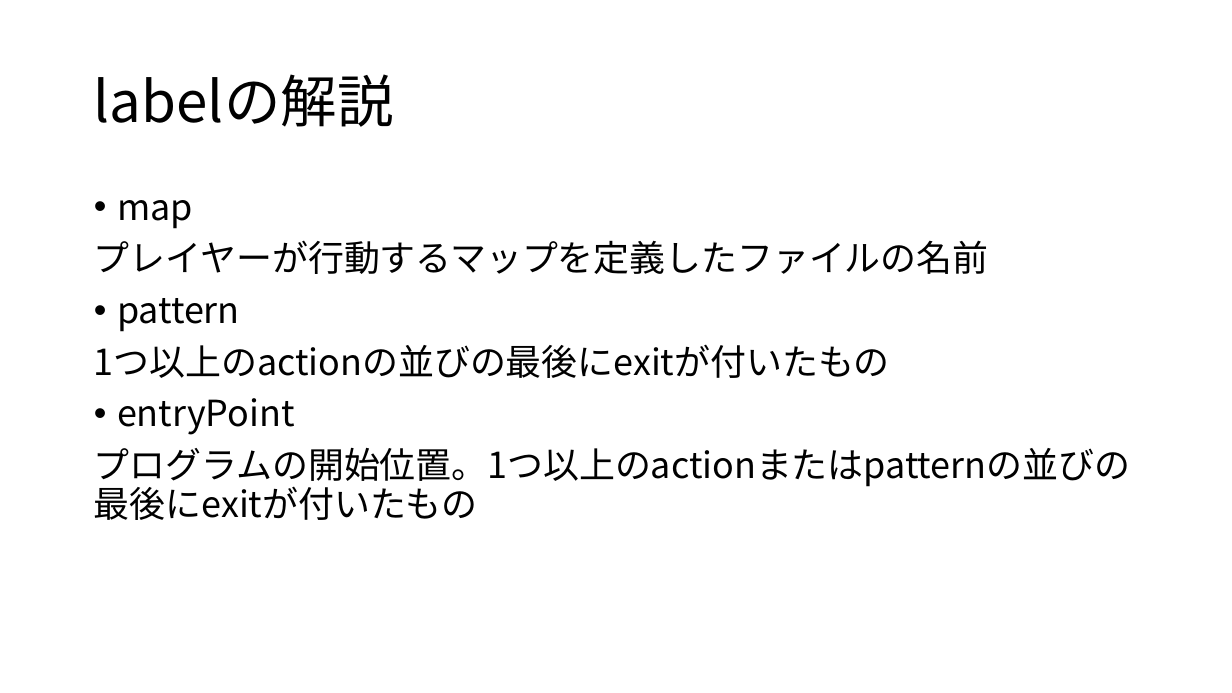
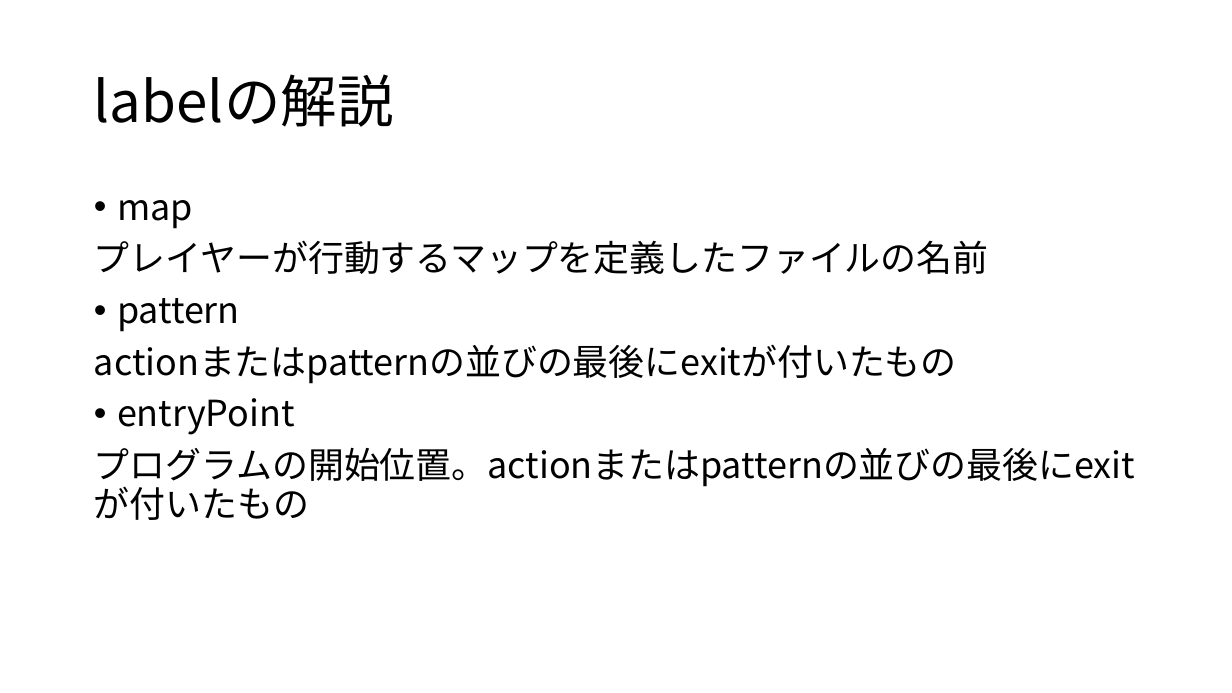
Before and after one commit to Rashoru-Infinity/advanced_1a_screen_saver, a slide deck: slide 3 of presentation.pptx. Drawn at 1232x693 pixels with LibreOffice and Linux fonts; fonts in the diff are those of the drawing. Boxes give left, top, right and bottom in pixels: in the first picture for what was removed or moved away, otherwise in the second. Text is boxed around its words. In the diff, an @@ line names an element or a change of style, - is before the commit and + after.

Commit message:
modified:   do_actions.c 	modified:   presentation.pptx 	modified:   set_config.c 	modified:   world.h

```diff
--- a/presentation.pptx
+++ b/presentation.pptx
@@ text at (x1=94, y1=344, x2=957, y2=384): text changed @@
-1つ以上のactionの並びの最後にexitが付いたもの
+actionまたはpatternの並びの最後にexitが付いたもの
@@ text at (x1=94, y1=447, x2=1135, y2=488): text changed @@
-プログラムの開始位置。1つ以上のactionまたはpatternの並びの最後にexitが付いたもの
+プログラムの開始位置。actionまたはpatternの並びの最後にexitが付いたもの
```
Also in this commit, not shown: 1 slide added, 3 other files.
